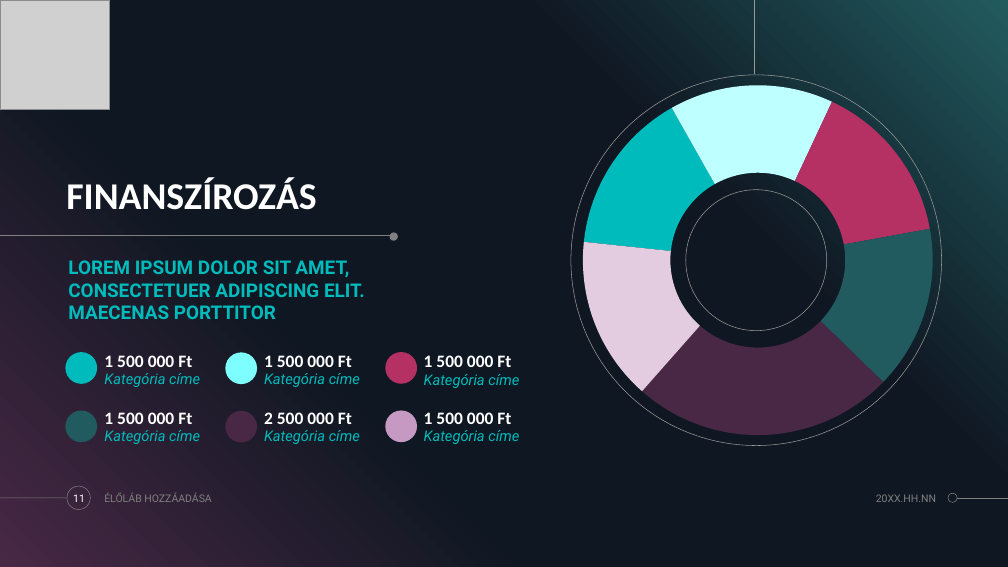
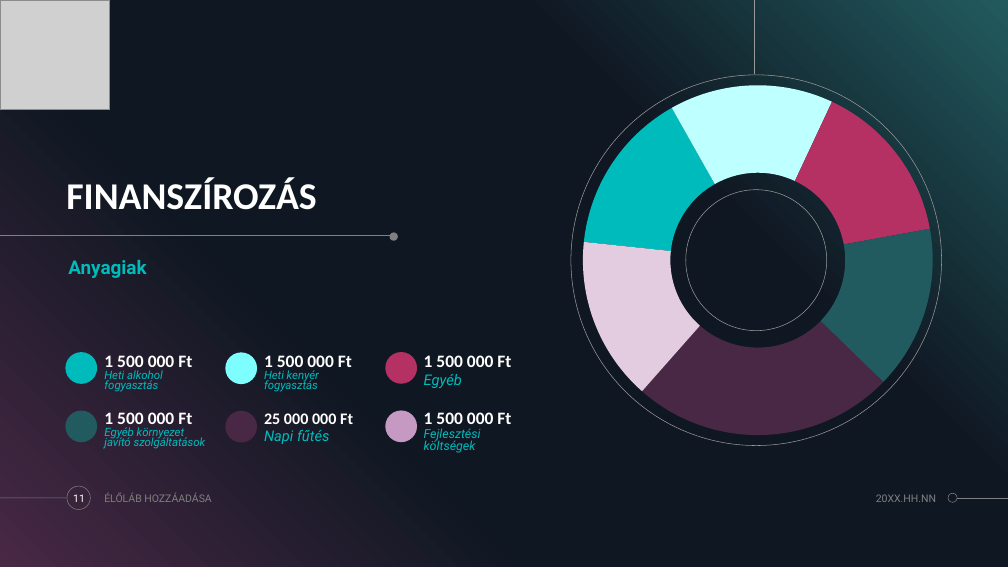
Before and after one commit to zamboilles21/terfelszinszamitas, a slide deck: slide 11 of documentation/PPT/TerFelSzoft.pptx. Drawn at 1008x567 pixels with LibreOffice and Linux fonts; fonts in the diff are those of the drawing; grey boxes stand for pictures. Boxes give left, top, right and bottom in pixels: in the first picture for what was removed or moved away, otherwise in the second. Text is boxed around its words. In the diff, an @@ line names an element or a change of style, - is before the commit and + after.

```diff
--- a/documentation/PPT/TerFelSzoft.pptx
+++ b/documentation/PPT/TerFelSzoft.pptx
@@ text at (68,260,146,278): text changed @@
-LOREM IPSUM DOLOR SIT AMET, CONSECTETUER ADIPISCING ELIT. MAECENAS PORTTITOR
+Anyagiak
@@ text at (104,370,163,392): text changed; size 14 to 10.8 pt @@
-Kategória címe
+Heti alkohol fogyasztás
@@ text at (264,370,319,392): text changed; size 14 to 10.8 pt @@
-Kategória címe
+Heti kenyér fogyasztás
@@ text at (424,374,462,388): text changed @@
-Kategória címe
+Egyéb
@@ text at (264,413,353,424): text changed; size 16.6 to 15.3 pt @@
-2 500 000 Ft
+25 000 000 Ft
@@ text at (104,427,206,449): text changed; size 14 to 10.8 pt @@
-Kategória címe
+Egyéb környezet javító szolgáltatások
@@ text at (264,430,329,444): text changed @@
-Kategória címe
+Napi fűtés
@@ text at (424,428,481,453): text changed; size 14 to 11.9 pt @@
-Kategória címe
+Fejlesztési költségek
```
Also in this commit, not shown: 2 other slides changed.
